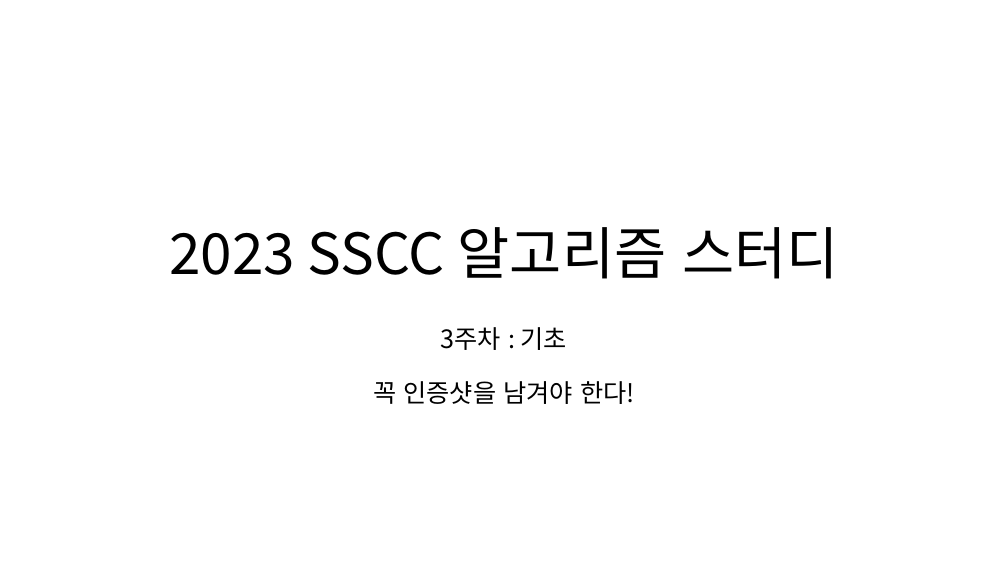
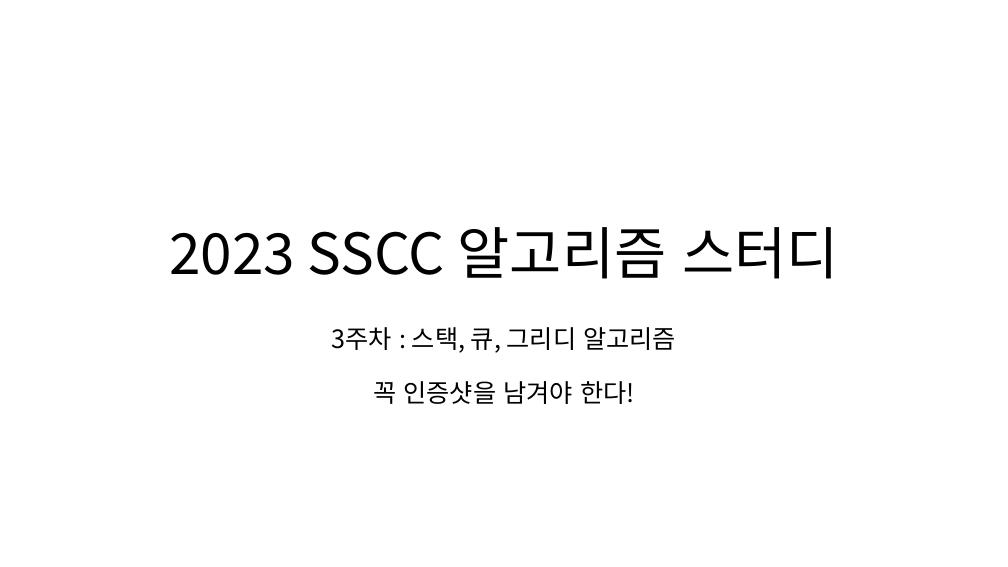
Before and after one commit to quizoverflow/2023_Algorithm_Study, a slide deck: slide 1 of third_week/3주차.pptx. Drawn at 1008x567 pixels with LibreOffice and Linux fonts; fonts in the diff are those of the drawing. Boxes give left, top, right and bottom in pixels: in the first picture for what was removed or moved away, otherwise in the second. Text is boxed around its words. In the diff, an @@ line names an element or a change of style, - is before the commit and + after.

```diff
--- a/third_week/3주차.pptx
+++ b/third_week/3주차.pptx
@@ subtitle at [332,327,676,404]: text changed @@
-3주차 : 기초
-꼭 인증샷을 남겨야 한다!
+3주차 : 스택, 큐, 그리디 알고리즘
+꼭 인증샷을 남겨야 한다!
```
